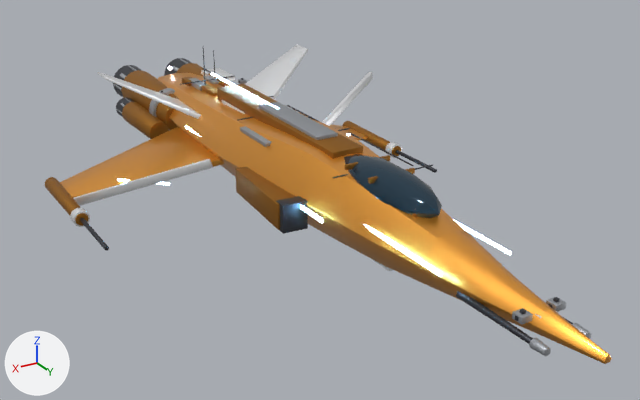
The glTF model assets/models/ship_vanguard.glb as it was, and as the next commit left it.
Rendered twice from a camera (50 mm lens) standing at (9.07, 15.52, 7.13) and looking at (-0.46, -0.36, -0.81). Every picture has the same lights, and +X, +Y and +Z are marked at lower left. The picture after the commit comes second. Vertices at exactly the same position are counted once.

In view in the first picture: 'ShipVanguard'.
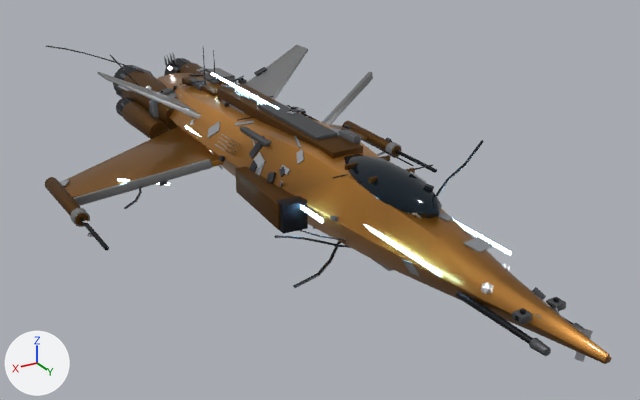
Where the change shows, as pixel boxes [x1, y1, x2, y2] in the pictures (640 x 400 px):
'ShipVanguard', recoloured, reshaped (orange to brown): [45, 45, 612, 364] in both
part 1 of me_hullm, built on: before [376, 261, 552, 307]; after [46, 45, 593, 362]

Diff of the bpy script that builds the scene:
```diff
--- a/assets/models/ship_vanguard.glb.py
+++ b/assets/models/ship_vanguard.glb.py
@@ mat_vanguard_hull @@
 n0 = _N.new('ShaderNodeBsdfPrincipled'); n0.name = 'Principled BSDF'
-n0.inputs[0].default_value = (0.85, 0.36, 0.045, 1.0)  # 'Base Color', orange #eda23c
 n0.inputs[1].default_value = 0.75  # 'Metallic'
@@ mat_vanguard_hull @@
 n1 = _N.new('ShaderNodeOutputMaterial'); n1.name = 'Material Output'
+n2 = _N.new('ShaderNodeMix'); n2.name = 'Mix'
+n2.data_type = 'RGBA'
+n2.blend_type = 'MULTIPLY'
+n2.inputs[0].default_value = 1.0  # 'Factor'
+n2.inputs[7].default_value = (0.85, 0.36, 0.045, 1.0)  # 'B', orange #eda23c
+n3 = _N.new('ShaderNodeVertexColor'); n3.name = 'Color Attribute'
 _L.new(n0.outputs[0], n1.inputs[0])  # 'BSDF' to 'Surface'
+_L.new(n2.outputs[2], n0.inputs[0])  # 'Result' to 'Base Color'
+_L.new(n3.outputs[0], n2.inputs[6])  # 'Color' to 'A'
@@ mat_vanguard_hull2 @@
 n0 = _N.new('ShaderNodeBsdfPrincipled'); n0.name = 'Principled BSDF'
-n0.inputs[0].default_value = (0.383, 0.162, 0.0203, 1.0)  # 'Base Color', brown #a67027
 n0.inputs[1].default_value = 0.8  # 'Metallic'
 n1 = _N.new('ShaderNodeOutputMaterial'); n1.name = 'Material Output'
+n2 = _N.new('ShaderNodeMix'); n2.name = 'Mix'
+n2.data_type = 'RGBA'
+n2.blend_type = 'MULTIPLY'
+n2.inputs[0].default_value = 1.0  # 'Factor'
+n2.inputs[7].default_value = (0.383, 0.162, 0.0203, 1.0)  # 'B', brown #a67027
+n3 = _N.new('ShaderNodeVertexColor'); n3.name = 'Color Attribute'
 _L.new(n0.outputs[0], n1.inputs[0])  # 'BSDF' to 'Surface'
+_L.new(n2.outputs[2], n0.inputs[0])  # 'Result' to 'Base Color'
+_L.new(n3.outputs[0], n2.inputs[6])  # 'Color' to 'A'
@@ mat_panel_grey @@
 n0 = _N.new('ShaderNodeBsdfPrincipled'); n0.name = 'Principled BSDF'
-n0.inputs[0].default_value = (0.42, 0.44, 0.47, 1.0)  # 'Base Color', grey #adb1b6
 n0.inputs[1].default_value = 0.85  # 'Metallic'
@@ mat_panel_grey @@
 n1 = _N.new('ShaderNodeOutputMaterial'); n1.name = 'Material Output'
+n2 = _N.new('ShaderNodeMix'); n2.name = 'Mix'
+n2.data_type = 'RGBA'
+n2.blend_type = 'MULTIPLY'
+n2.inputs[0].default_value = 1.0  # 'Factor'
+n2.inputs[7].default_value = (0.42, 0.44, 0.47, 1.0)  # 'B', grey #adb1b6
+n3 = _N.new('ShaderNodeVertexColor'); n3.name = 'Color Attribute'
 _L.new(n0.outputs[0], n1.inputs[0])  # 'BSDF' to 'Surface'
+_L.new(n2.outputs[2], n0.inputs[0])  # 'Result' to 'Base Color'
+_L.new(n3.outputs[0], n2.inputs[6])  # 'Color' to 'A'
@@ mat_vanguard_acc @@
 n0 = _N.new('ShaderNodeBsdfPrincipled'); n0.name = 'Principled BSDF'
-n0.inputs[0].default_value = (0.92, 0.93, 0.95, 1.0)  # 'Base Color', white #f6f7f9
 n0.inputs[1].default_value = 0.7  # 'Metallic'
@@ mat_vanguard_acc @@
 n1 = _N.new('ShaderNodeOutputMaterial'); n1.name = 'Material Output'
+n2 = _N.new('ShaderNodeMix'); n2.name = 'Mix'
+n2.data_type = 'RGBA'
+n2.blend_type = 'MULTIPLY'
+n2.inputs[0].default_value = 1.0  # 'Factor'
+n2.inputs[7].default_value = (0.92, 0.93, 0.95, 1.0)  # 'B', white #f6f7f9
+n3 = _N.new('ShaderNodeVertexColor'); n3.name = 'Color Attribute'
 _L.new(n0.outputs[0], n1.inputs[0])  # 'BSDF' to 'Surface'
+_L.new(n2.outputs[2], n0.inputs[0])  # 'Result' to 'Base Color'
+_L.new(n3.outputs[0], n2.inputs[6])  # 'Color' to 'A'
@@ mat_canopy_glass @@
 n0 = _N.new('ShaderNodeBsdfPrincipled'); n0.name = 'Principled BSDF'
-n0.inputs[0].default_value = (0.02, 0.05, 0.08, 1.0)  # 'Base Color', dark blue #273f50
 n0.inputs[1].default_value = 0.4  # 'Metallic'
@@ mat_canopy_glass @@
 n1 = _N.new('ShaderNodeOutputMaterial'); n1.name = 'Material Output'
+n2 = _N.new('ShaderNodeMix'); n2.name = 'Mix'
+n2.data_type = 'RGBA'
+n2.blend_type = 'MULTIPLY'
+n2.inputs[0].default_value = 1.0  # 'Factor'
+n2.inputs[7].default_value = (0.02, 0.05, 0.08, 1.0)  # 'B', dark blue #273f50
+n3 = _N.new('ShaderNodeVertexColor'); n3.name = 'Color Attribute'
 _L.new(n0.outputs[0], n1.inputs[0])  # 'BSDF' to 'Surface'
+_L.new(n2.outputs[2], n0.inputs[0])  # 'Result' to 'Base Color'
+_L.new(n3.outputs[0], n2.inputs[6])  # 'Color' to 'A'
@@ mat_gunmetal @@
 n0 = _N.new('ShaderNodeBsdfPrincipled'); n0.name = 'Principled BSDF'
-n0.inputs[0].default_value = (0.08, 0.085, 0.1, 1.0)  # 'Base Color', dark grey #505259
 n0.inputs[1].default_value = 0.9  # 'Metallic'
@@ mat_gunmetal @@
 n1 = _N.new('ShaderNodeOutputMaterial'); n1.name = 'Material Output'
+n2 = _N.new('ShaderNodeMix'); n2.name = 'Mix'
+n2.data_type = 'RGBA'
+n2.blend_type = 'MULTIPLY'
+n2.inputs[0].default_value = 1.0  # 'Factor'
+n2.inputs[7].default_value = (0.08, 0.085, 0.1, 1.0)  # 'B', dark grey #505259
+n3 = _N.new('ShaderNodeVertexColor'); n3.name = 'Color Attribute'
 _L.new(n0.outputs[0], n1.inputs[0])  # 'BSDF' to 'Surface'
+_L.new(n2.outputs[2], n0.inputs[0])  # 'Result' to 'Base Color'
+_L.new(n3.outputs[0], n2.inputs[6])  # 'Color' to 'A'
@@ me_hullm @@
-me_hullm.from_pydata(...)  # 9444 vertices, 18328 faces; spans x -4.5..4.5, y -9.2..8.4, z -1.3..1.9
+me_hullm.from_pydata(...)  # 12149 vertices, 22840 faces; spans x -4.6..4.5, y -10.8..8.4, z -1.4..2.2
+# me_hullm part 1: 8 vertices moved within x -1.2..0.3, y -4.1..7.0, z -0.5..0.2; 2705 vertices added at x -4.6..4.5, y -10.8..8.0, z -1.4..2.2
 me_hullm.materials.append(mat_vanguard_hull)
```
